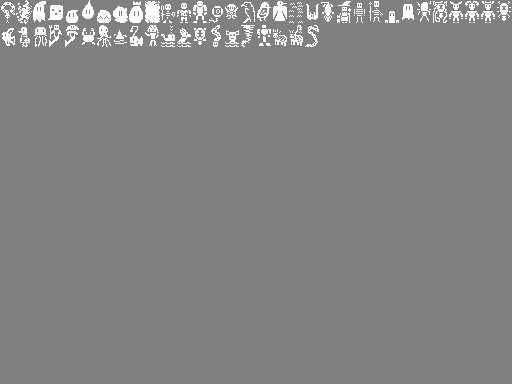
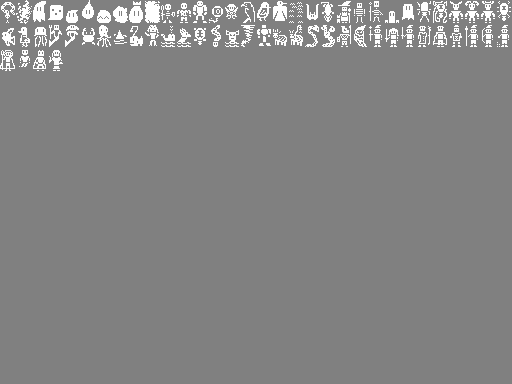
The second 512px x 384px image is a revision of the first. Changes to its layers:
painted on "Background" over left=0, top=25, right=509, bottom=71
